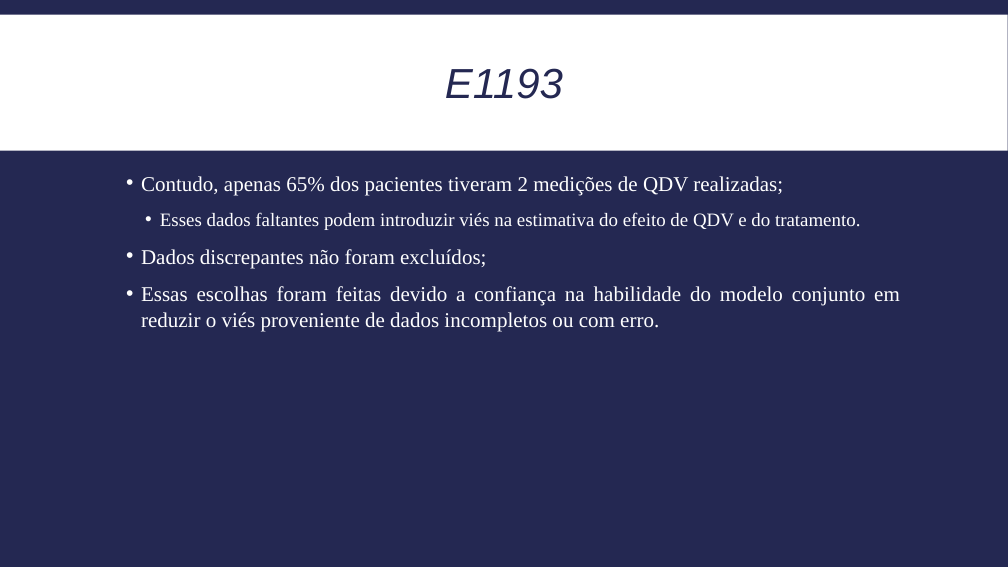
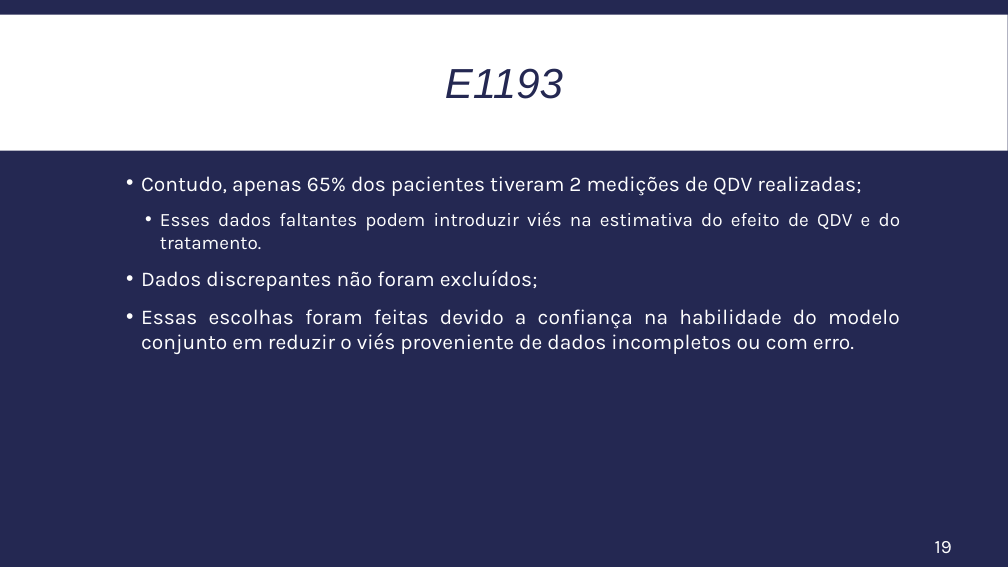
Before and after one commit to itff/Seminarios2, a slide deck: slide 19 of Apresentacao_Editado.pptx. Drawn at 1008x567 pixels with LibreOffice and Linux fonts; fonts in the diff are those of the drawing. Boxes give left, top, right and bottom in pixels: in the first picture for what was removed or moved away, otherwise in the second. Text is boxed around its words. In the diff, an @@ line names an element or a change of style, - is before the commit and + after.

```diff
--- a/Apresentacao_Editado.pptx
+++ b/Apresentacao_Editado.pptx
@@ text "Contudo, apenas 65% dos pacientes ..." at box(141, 176, 901, 354): font Times New Roman to Karla @@
@@ page number added at box(935, 541, 952, 553), 18 pt, text #FFFFFF @@
+19
```
Also in this commit, not shown: 31 other slides changed, 1 slide removed.
